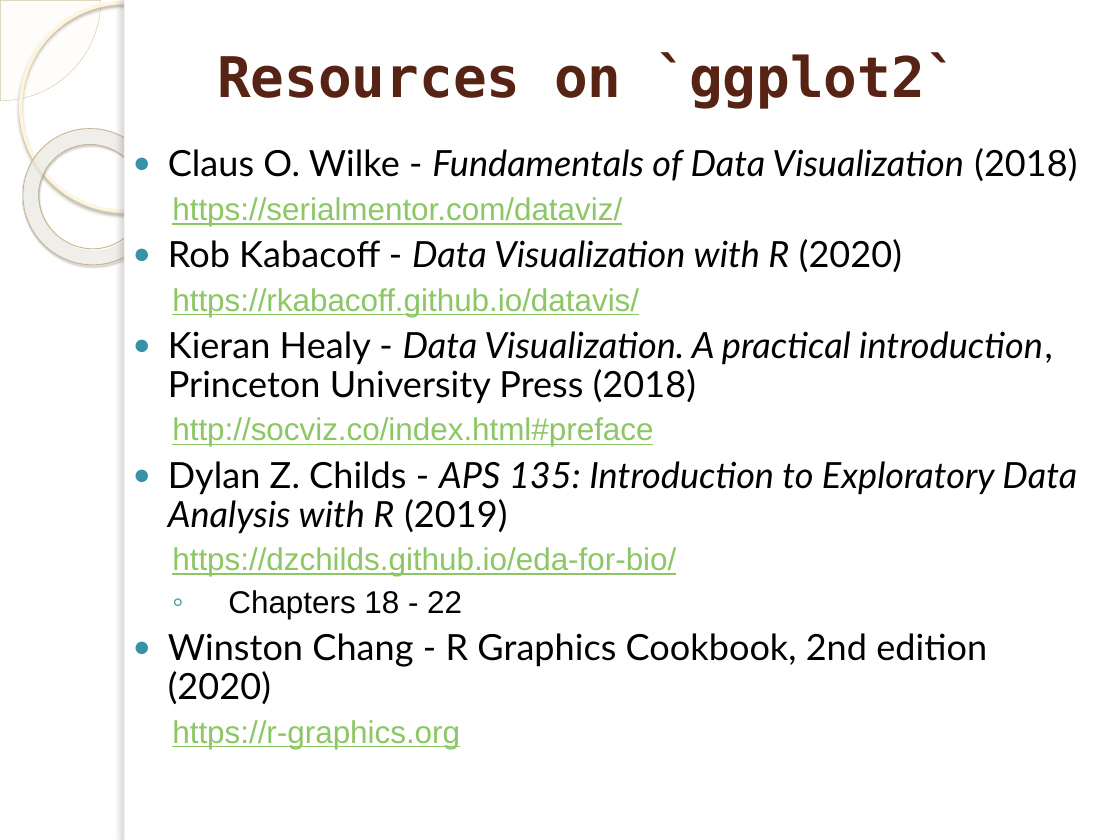
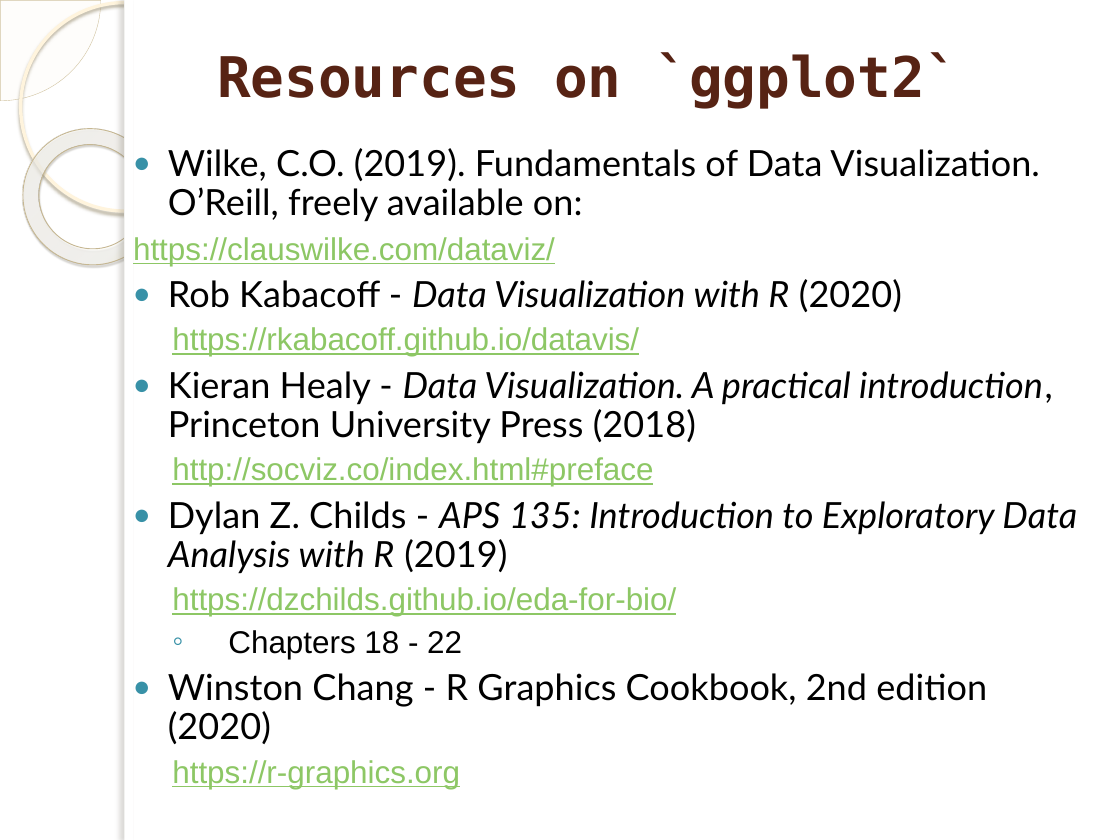
Before and after one commit to marinfotache/Data-Processing-Analysis-Science-with-R, a slide deck: slide 5 of 08 Data Visualization with -mostly- ggplot2/08_ggplot2.pptx. Drawn at 1120x840 pixels with LibreOffice and Linux fonts; fonts in the diff are those of the drawing; background and template pictures are left out. Boxes give left, top, right and bottom in pixels: in the first picture for what was removed or moved away, otherwise in the second. Text is boxed around its words. In the diff, an @@ line names an element or a change of style, - is before the commit and + after.

```diff
--- a/08 Data Visualization with -mostly- ggplot2/08_ggplot2.pptx
+++ b/08 Data Visualization with -mostly- ggplot2/08_ggplot2.pptx
@@ text at (133, 148, 1040, 266): text changed @@
-● Claus O. Wilke - Fundamentals of Data Visualization (2018)
-  https://serialmentor.com/dataviz/
+● Wilke, C.O. (2019). Fundamentals of Data Visualization. O’Reill, freely available on:
+https://clauswilke.com/dataviz/
```
Also in this commit, not shown: 1 other slide changed.
